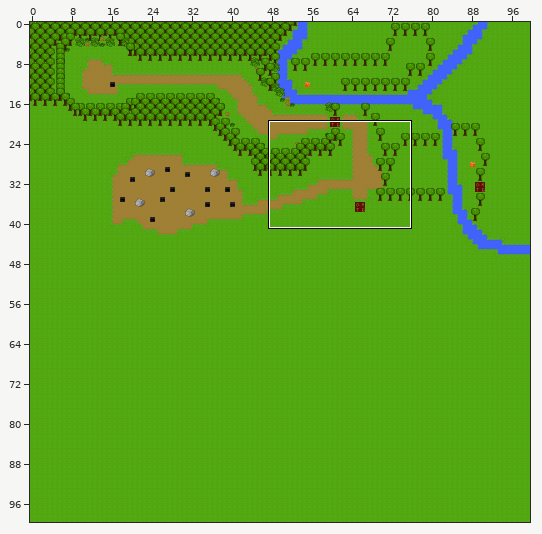
Two states of a Tiled map, assets/maps/Map_1.tmx. Above: a wide view before the commit, with the close-up outlined.
Close-up. Old version:
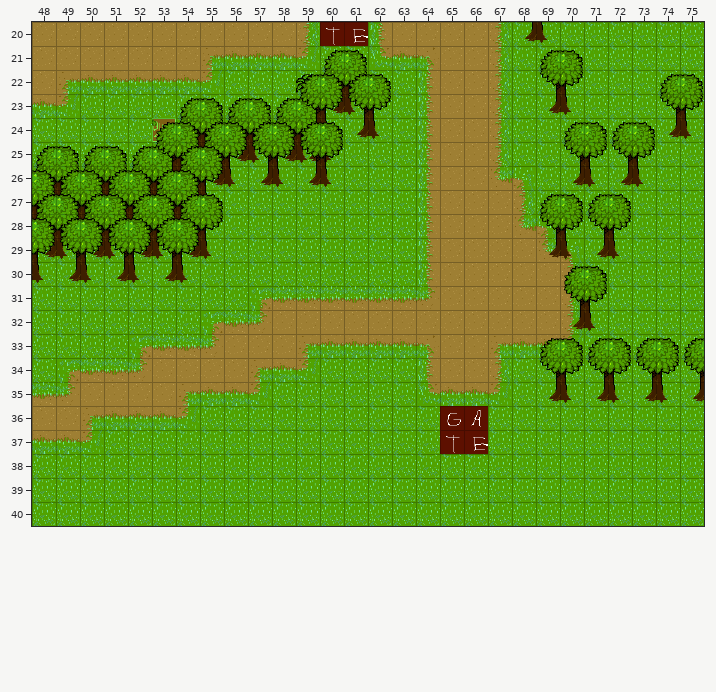
Cells are 32x32 px. Shown: x 48..75, y 20..40. The commit also changed other parts of the map, which this record leaves out.
The result:
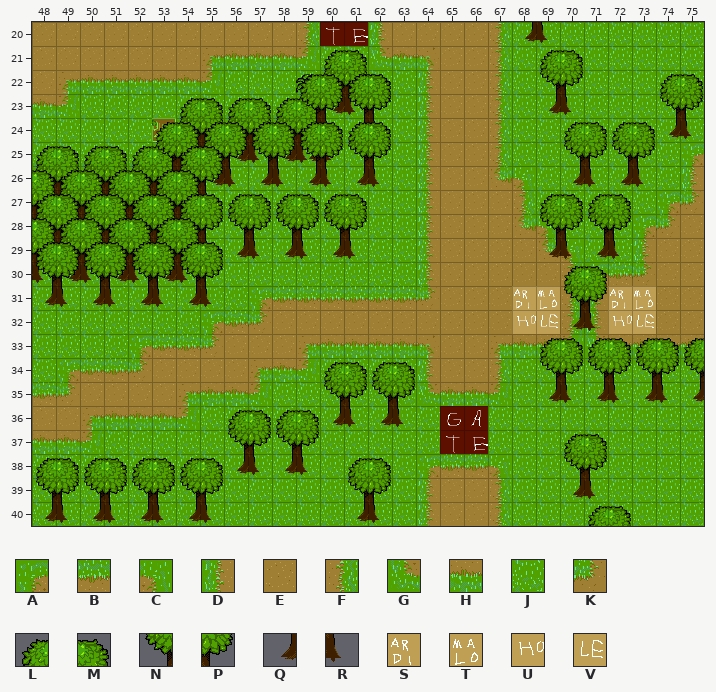
Key: from "forest": A 0, B 1, C 2, D 7, E 8, F 9, G 14, H 15, J 29, K 37; from "objects": L 0, M 1, N 10, P 11, Q 20, R 21, S 68, T 69, U 78, V 79.
_ is an empty cell, # one hidden under a higher layer.
Tiles replaced or removed in this view: J.
The exact change:
Changed rows in their new state; . is an unchanged cell.
Layer "Tilelaag 1":
first column x 71:
25 ....A
26 ....D
27 ...AK
28 ..AKE
29 ..DEE
30 ABKEE
31 D##EE
32 D##EE
33 GHHHH
first column x 64:
38 ABBC
39 DEEF
40 DEEF
Layer "collision1":
first column x 61:
37 .........LM.
38 LM.......NP.
39 NP.......QR.
40 QR........LM
Layer "collision":
first column x 48:
22 ..............M.
23 ..............P.
24 .............LM.
25 .............NP.
26 .............QR.
27 ........LMLMLM..
28 ........NPNPNP..
29 LMLMLMLMQRQRQR..
30 NPNPNPNP........
31 QRQRQRQR........
34 ............LMLM
35 ............NPNP
36 ........LMLMQRQR
37 ........NPNP....
38 LMLMLMLMQRQR....
39 NPNPNPNP........
40 QRQRQRQR........
Layer "armadillo_burrow":
first column x 68:
31 ST..ST
32 UV..UV
